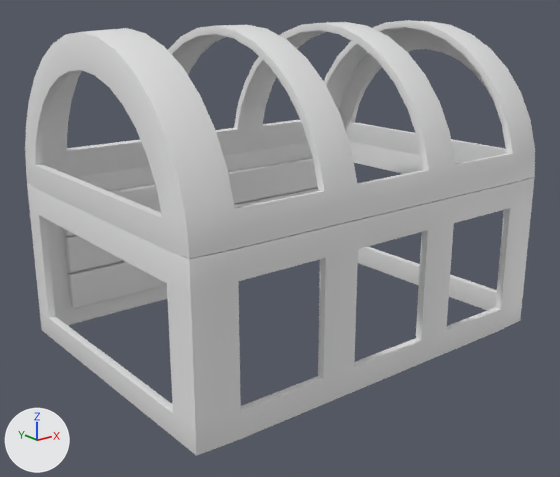
What one commit did to the Blender file obj_finalChest_anyaGupta_01.blend.
The view is the same before and after, from a camera (50 mm lens) standing at (-3.33, -4.11, 2.33) and looking at (-0.1, -0.07, 0.72). The axes (+X, +Y, +Z) are drawn at lower left. The lights are the same throughout. The picture after the commit comes second.
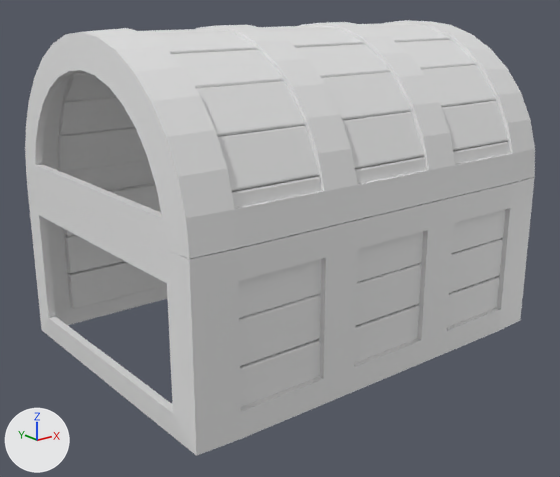
Edits to the bpy script that builds the scene:
```text
Add ob_cube_016:
    ob_cube_016 = bpy.data.objects.new('Cube.016', me_cube_016)  # a box spanning x -1.22..1.22, y -0.03..0.03, z -0.13..0.13; modifiers BEVEL
    ob_cube_016.location = (0.0, 0.978, 1.296)
    ob_cube_016.rotation_euler = (-2.928, 0.0, 0.0)  # degrees (-168, 0, 0)
Add ob_cube_015:
    ob_cube_015 = bpy.data.objects.new('Cube.015', me_cube_016.copy())  # modifiers BEVEL
    ob_cube_015.location = (0.0, 0.883, 1.558)
    ob_cube_015.rotation_euler = (-2.675, 0.0, 0.0)  # degrees (-153, 0, 0)
Add ob_cube_014:
    ob_cube_014 = bpy.data.objects.new('Cube.014', me_cube_016.copy())  # modifiers BEVEL
    ob_cube_014.location = (0.0, 0.721, 1.783)
    ob_cube_014.rotation_euler = (-2.372, 0.0, 0.0)  # degrees (-136, 0, 0)
Add ob_cube_011:
    ob_cube_011 = bpy.data.objects.new('Cube.011', me_cube_016.copy())  # modifiers BEVEL
    ob_cube_011.location = (0.0, -0.022, 2.104)
    ob_cube_011.rotation_euler = (-1.556, 0.0, 0.0)  # degrees (-89, 0, 0)
Add ob_cube_010:
    ob_cube_010 = bpy.data.objects.new('Cube.010', me_cube_016.copy())  # modifiers BEVEL
    ob_cube_010.location = (0.0, -0.294, 2.062)
    ob_cube_010.rotation_euler = (-1.266, 0.0, 0.0)  # degrees (-73, 0, 0)
Add ob_cube_009:
    ob_cube_009 = bpy.data.objects.new('Cube.009', me_cube_016.copy())  # modifiers BEVEL
    ob_cube_009.location = (0.0, -0.543, 1.94)
    ob_cube_009.rotation_euler = (-0.976, 0.0, 0.0)  # degrees (-56, 0, 0)
    ob_cube_009.scale = (1.0, 1.0, 1.02)
Add ob_cube_008:
    ob_cube_008 = bpy.data.objects.new('Cube.008', me_cube_016.copy())  # modifiers BEVEL
    ob_cube_008.location = (0.0, -0.749, 1.753)
    ob_cube_008.rotation_euler = (-0.697, 0.0, 0.0)  # degrees (-40, 0, 0)
    ob_cube_008.scale = (1.0, 1.0, 1.07)
Add ob_cube_007:
    ob_cube_007 = bpy.data.objects.new('Cube.007', me_cube_016.copy())  # modifiers BEVEL
    ob_cube_007.location = (0.0, -0.9, 1.513)
    ob_cube_007.rotation_euler = (-0.464, 0.0, 0.0)  # degrees (-27, 0, 0)
    ob_cube_007.scale = (1.0, 1.0, 1.07)
Add ob_cube_006:
    ob_cube_006 = bpy.data.objects.new('Cube.006', me_cube_016.copy())  # modifiers BEVEL
    ob_cube_006.location = (0.0, -0.983, 1.251)
    ob_cube_006.rotation_euler = (-0.148, 0.0, 0.0)  # degrees (-8.5, 0, 0)
Add ob_cube_005:
    ob_cube_005 = bpy.data.objects.new('Cube.005', me_cube_016.copy())  # modifiers BEVEL
    ob_cube_005.location = (0.0, -0.983, 0.837)
Add ob_cube_004:
    ob_cube_004 = bpy.data.objects.new('Cube.004', me_cube_004)  # a box spanning x -1.22..1.22, y -0.03..0.03, z -0.14..0.14; modifiers BEVEL
    ob_cube_004.location = (0.0, -0.983, 0.56)
Add ob_cube_003:
    ob_cube_003 = bpy.data.objects.new('Cube.003', me_cube_016.copy())  # modifiers BEVEL
    ob_cube_003.location = (0.0, -0.983, 0.278)
```

What differs and where, as boxes (x1, y1, x2, y2) in the pictures (560 x 477 px):
'Cube.007', added
    after: (218, 101, 508, 192)
'Cube.008', added
    after: (197, 65, 496, 137)
'Cube.004', added
    after: (239, 239, 503, 366)
'Cube.003', added
    after: (240, 276, 499, 407)
'Cube.009', added
    after: (172, 40, 476, 89)
'Cube.005', added
    after: (238, 209, 506, 318)
'Cube.010', added
    after: (149, 25, 450, 54)
'Cube.006', added
    after: (232, 141, 510, 208)
'Cube.016', added
    after: (58, 127, 148, 172)
'Cube.015', added
    after: (59, 97, 135, 135)
'Cube.014', added
    after: (64, 72, 116, 101)
'Cube.011', added
    after: (139, 23, 420, 35)
'Cube.002', unchanged, covered by the edit
    before: (63, 158, 318, 236)
    after: (63, 183, 161, 236)
